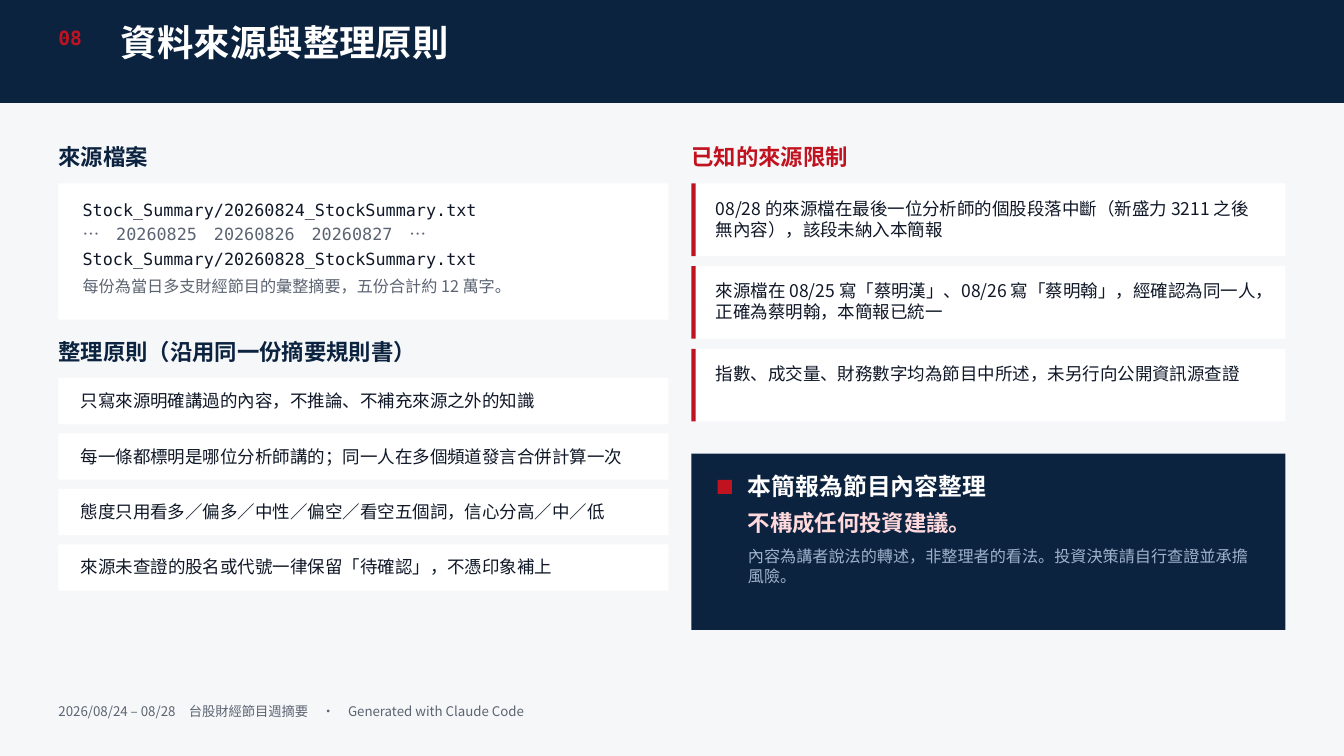
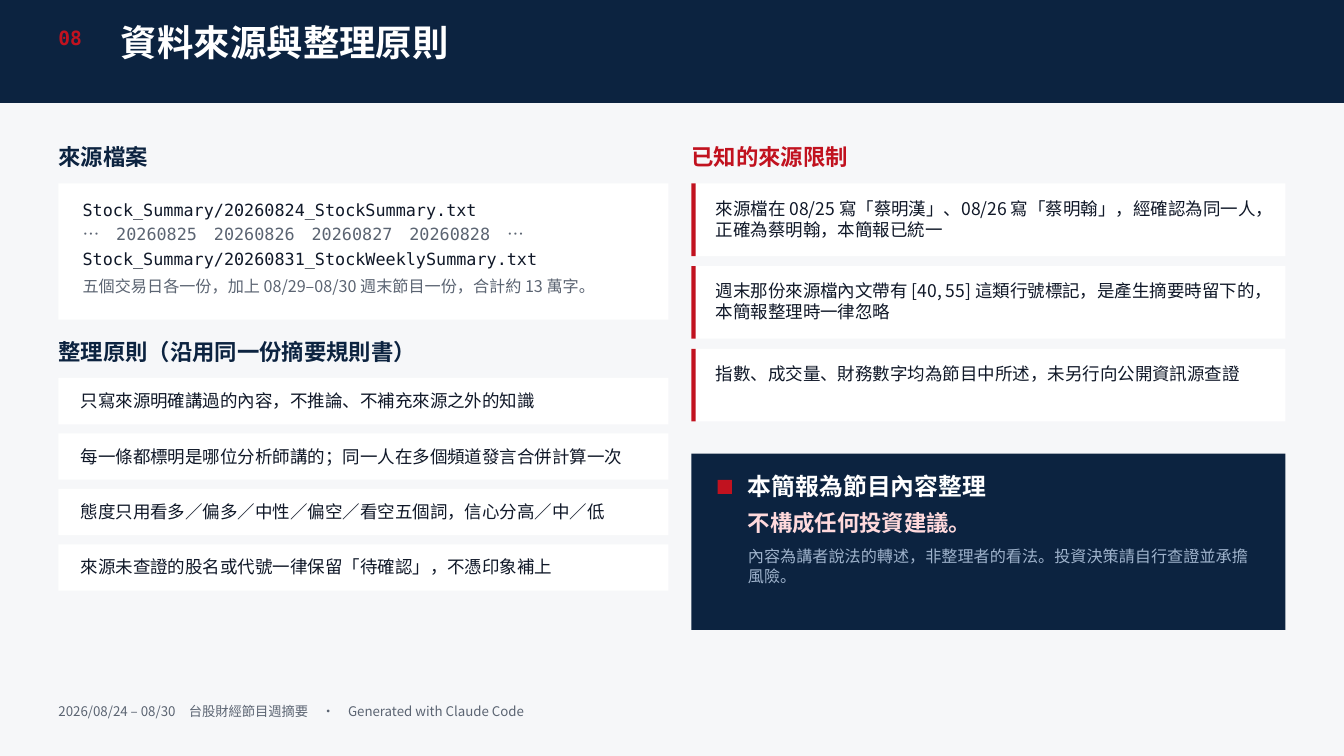
Before and after one commit to ycy1997alex/ycy1997alex-oss-projects, a slide deck: slide 9 of iThome-2026-Ironman/Day16_20260830/Stock_Weekly_Review_20260824-0828.pptx. Drawn at 1344x756 pixels with LibreOffice and Linux fonts; fonts in the diff are those of the drawing. Boxes give left, top, right and bottom in pixels: in the first picture for what was removed or moved away, otherwise in the second. Text is boxed around its words. In the diff, an @@ line names an element or a change of style, - is before the commit and + after.

Commit message:
🔧 chore(day16): update weekly stock review deck with 0831 data

```diff
--- a/iThome-2026-Ironman/Day16_20260830/Stock_Weekly_Review_20260824-0828.pptx
+++ b/iThome-2026-Ironman/Day16_20260830/Stock_Weekly_Review_20260824-0828.pptx
@@ text "來源檔在 08/25 寫「蔡明漢」、08/26 寫「蔡明翰」，經確認為同一人，正確為蔡明翰，本簡報已統一": place and size @@
-text "來源檔在 08/25 寫「蔡明漢」、08/26 寫「蔡明翰」，經確認為同一人，正確為蔡明翰，本簡報已統一" at box(716, 282, 1273, 320)
+text "來源檔在 08/25 寫「蔡明漢」、08/26 寫「蔡明翰」，經確認為同一人，正確為蔡明翰，本簡報已統一" at box(716, 200, 1273, 238)
@@ text removed at box(716, 200, 1249, 238) @@
-08/28 的來源檔在最後一位分析師的個股段落中斷（新盛力 3211 之後無內容），該段未納入本簡報
@@ text at box(83, 227, 595, 295): text changed @@
-… 20260825 20260826 20260827 …
-Stock_Summary/20260828_StockSummary.txt
-每份為當日多支財經節目的彙整摘要，五份合計約 12 萬字。
+… 20260825 20260826 20260827 20260828 …
+Stock_Summary/20260831_StockWeeklySummary.txt
+五個交易日各一份，加上 08/29–08/30 週末節目一份，合計約 13 萬字。
@@ text added at box(716, 282, 1272, 320), 12.5 pt, text #101828 @@
+週末那份來源檔內文帶有 [40, 55] 這類行號標記，是產生摘要時留下的，本簡報整理時一律忽略
@@ text at box(58, 705, 524, 719): text changed @@
-2026/08/24 – 08/28 台股財經節目週摘要 · Generated with Claude Code
+2026/08/24 – 08/30 台股財經節目週摘要 · Generated with Claude Code
```
Also in this commit, not shown: 8 other slides changed, 1 other file.
